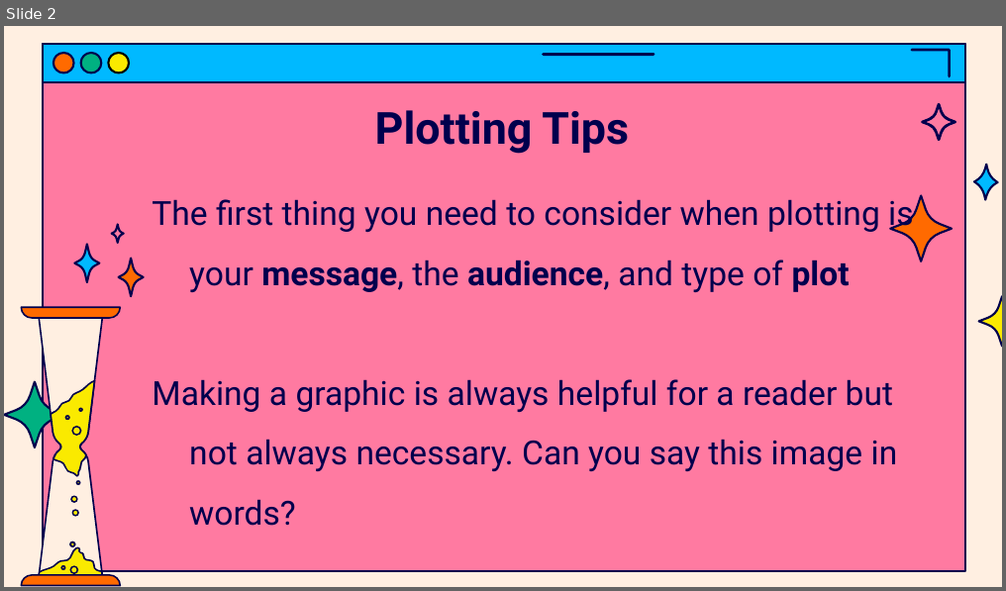
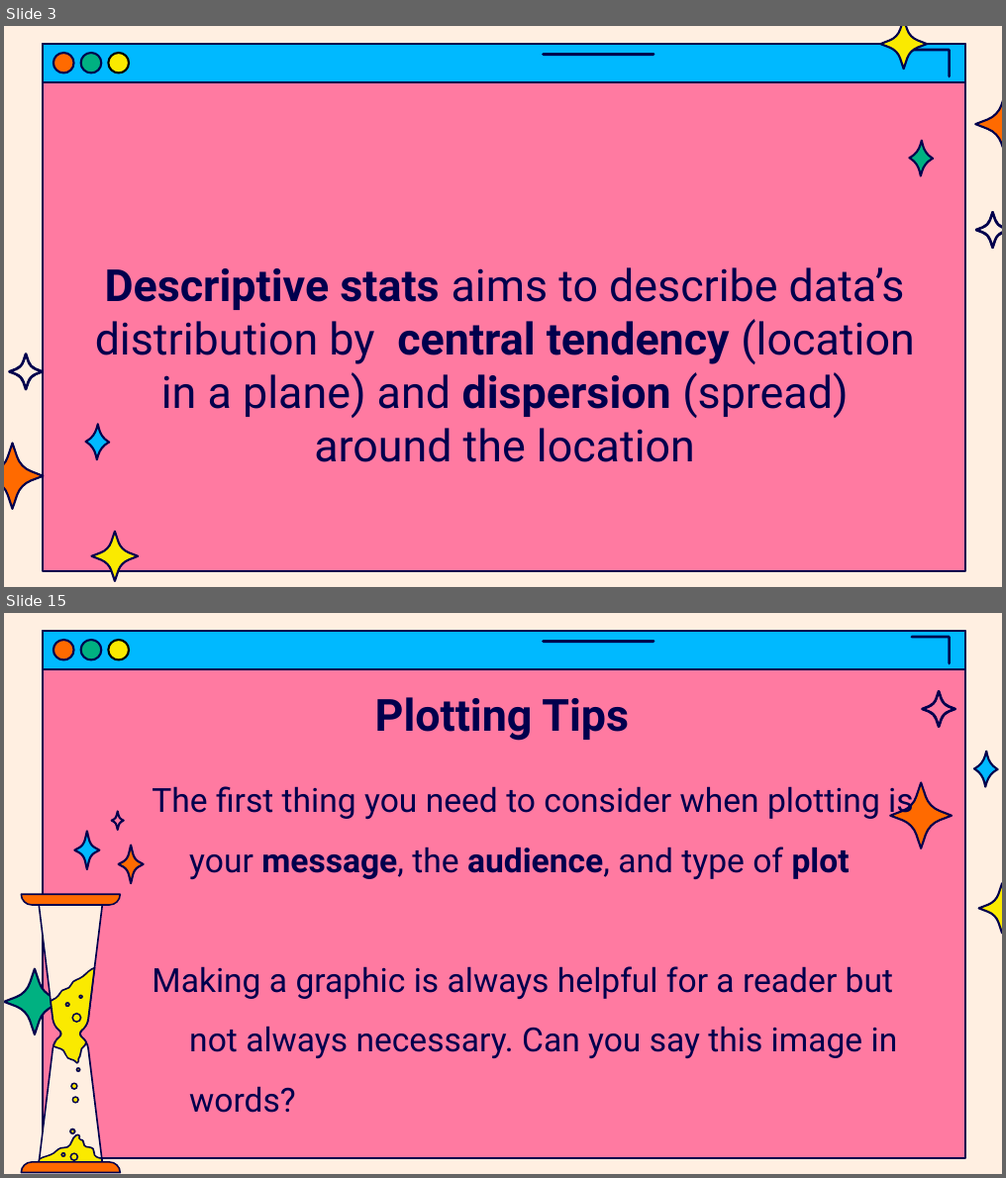
Before and after one commit to jasondsc/MATDRAB2MATFAB, a slide deck: slides/MATLAB_class_4.pptx. Shown one above the other, each under a label of ours: slide 2 before the commit, slides 3 and 15 after it; the slides between them are not shown. The pictures are 1006x591 and 1006x1178 pixels, drawn with LibreOffice and Linux fonts; fonts in the diff are those of the drawing. Boxes give left, top, right and bottom in pixels: in the first picture for what was removed or moved away, otherwise in the second. Text is boxed around its words. In the diff, an @@ line names an element or a change of style, - is before the commit and + after.

```diff
--- a/slides/MATLAB_class_4.pptx
+++ b/slides/MATLAB_class_4.pptx
@@ slide 3 added at [4,26,1002,587], background #FFEFE1; not listed: 1 template element that a slide beside it also shows @@
@@ group added at [43,44,965,81]: 6 freeform shapes @@
@@ freeform shape added at [880,26,926,69], fill #FAEA00, outline #00004D 1.5 pt @@
@@ freeform shape added at [975,91,1002,157], fill #FF6A00, outline #00004D 1.5 pt @@
@@ freeform shape added at [909,141,933,176], fill #00B181, outline #00004D 1.5 pt @@
@@ freeform shape added at [975,211,1002,249], fill #00004D, outline #00004D 0.75 pt @@
@@ title added at [95,268,914,463], 32 pt, text #00004D @@
+Descriptive stats aims to describe data’s distribution by central tendency (location in a plane) and dispersion (spread) around the location
@@ freeform shape added at [9,354,43,390], fill #00004D, outline #00004D 0.75 pt @@
@@ freeform shape added at [86,424,110,460], fill #00B9FF, outline #00004D 1.5 pt @@
@@ freeform shape added at [4,443,43,509], fill #FF6A00, outline #00004D 1.5 pt @@
@@ freeform shape added at [92,532,138,581], fill #FAEA00, outline #00004D 1.5 pt @@
@@ what was slide 2 is now slide 15 @@
```
Also in this commit, not shown: 1 slide changed, 12 other slides added, 10 other files.
